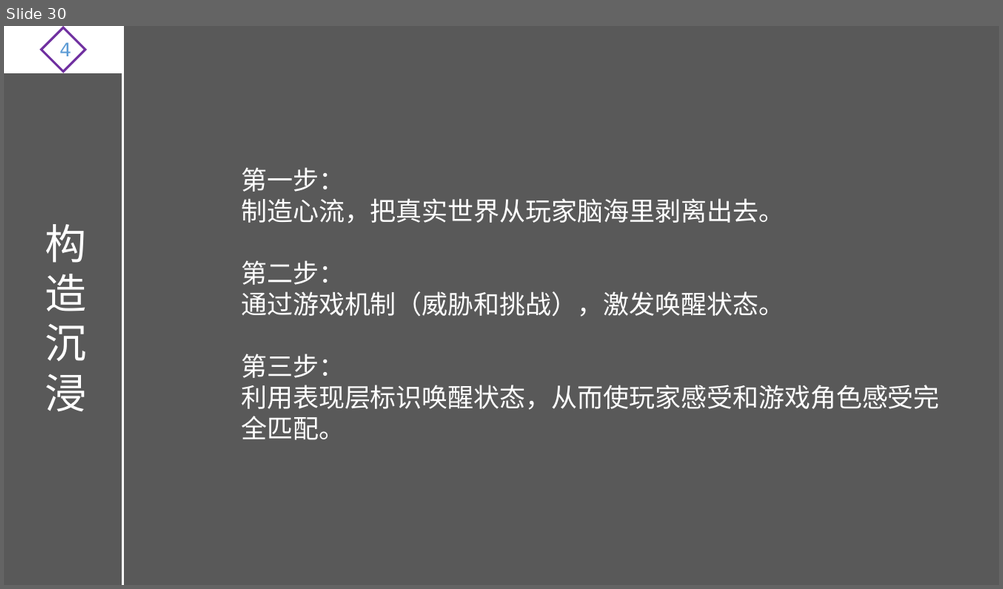
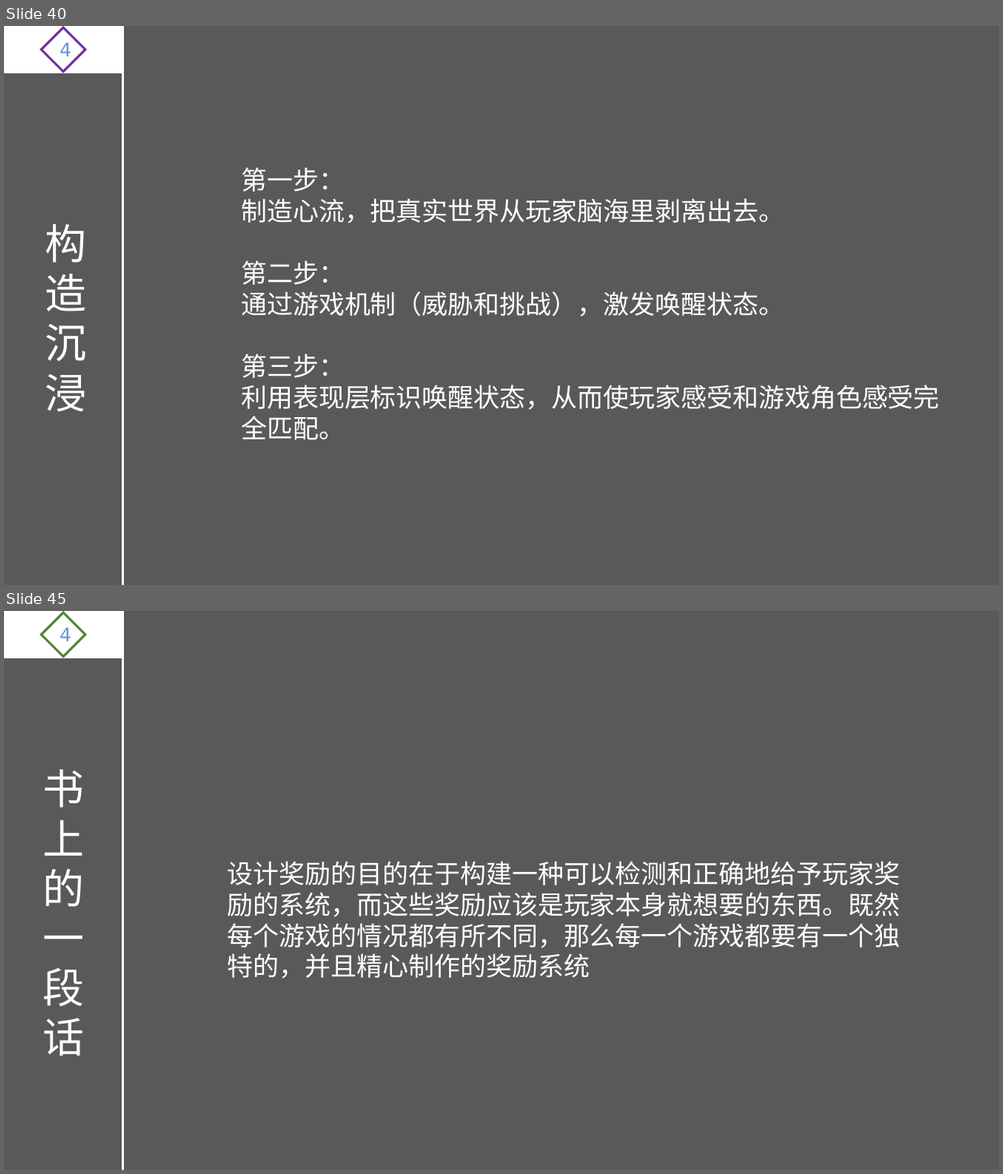
Before and after one commit to ThreePeopleGame/Death, a slide deck: Share/游戏设计理论.pptx. Shown one above the other, each under a label of ours: slide 30 before the commit, slides 40 and 45 after it; the slides between them are not shown. The pictures are 1003x589 and 1003x1174 pixels, drawn with LibreOffice and Linux fonts; fonts in the diff are those of the drawing. Boxes give left, top, right and bottom in pixels: in the first picture for what was removed or moved away, otherwise in the second. Text is boxed around its words. In the diff, an @@ line names an element or a change of style, - is before the commit and + after.

Commit message:
游戏设计
游戏设计

```diff
--- a/Share/游戏设计理论.pptx
+++ b/Share/游戏设计理论.pptx
@@ slide 45 added at <box>4,611,999,1170</box>, background #595959 @@
@@ rectangle added at <box>4,611,122,658</box>, fill #FFFFFF, outline #FFFFFF 1.5 pt @@
@@ diamond added at <box>41,612,85,657</box>, outline #548235 2.25 pt, 18 pt, text #5B9BD5 @@
+4
@@ line added from (122, 611) to (122, 1170), #FFFFFF 2.25 pt @@
@@ text added at <box>42,769,84,1056</box>, 40 pt, text #FFFFFF @@
+书上的一段话
@@ text added at <box>227,861,900,979</box>, 25 pt, text #FFFFFF @@
+设计奖励的目的在于构建一种可以检测和正确地给予玩家奖励的系统，而这些奖励应该是玩家本身就想要的东西。既然每个游戏的情况都有所不同，那么每一个游戏都要有一个独特的，并且精心制作的奖励系统
@@ what was slide 30 is now slide 40 @@
```
Also in this commit, not shown: 4 slides changed, 14 other slides added, 1 slide removed, 1 other file.
